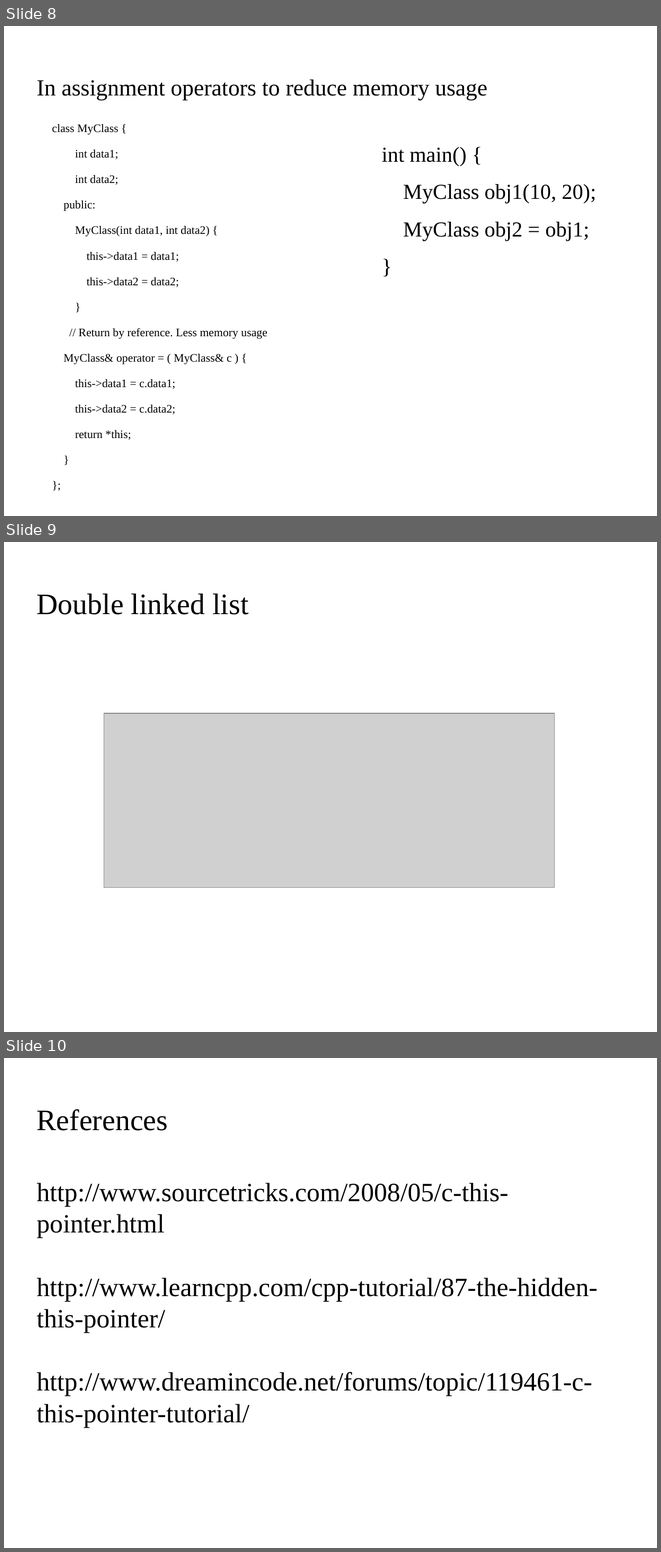
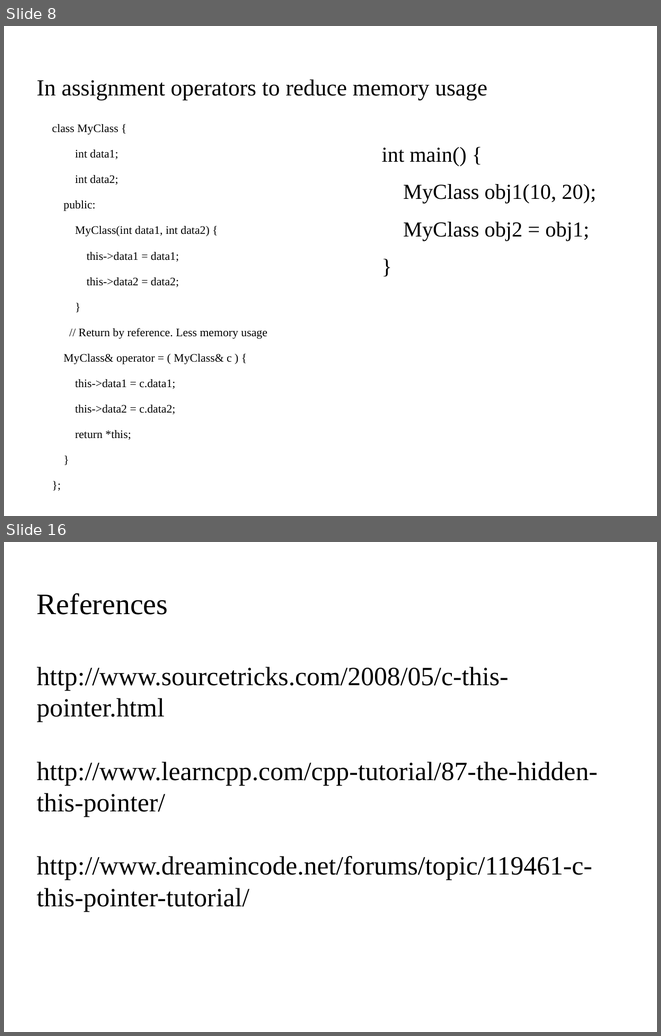
Before and after one commit to kks32/cpp-software-development, a slide deck: Ex8_Pointers_III/Ex8_Pointers-III.odp. Shown one above the other, each under a label of ours: slides 8, 9 and 10 before the commit, slides 8 and 16 after it; the slides between them are not shown. The pictures are 661x1552 and 661x1036 pixels, drawn with LibreOffice and Linux fonts; fonts in the diff are those of the drawing; grey boxes stand for pictures; background and template pictures are left out. Boxes give left, top, right and bottom in pixels: in the first picture for what was removed or moved away, otherwise in the second. Text is boxed around its words. In the diff, an @@ line names an element or a change of style, - is before the commit and + after.

```diff
--- a/Ex8_Pointers_III/Ex8_Pointers-III.odp
+++ b/Ex8_Pointers_III/Ex8_Pointers-III.odp
@@ slide 9 removed at (x1=4, y1=542, x2=657, y2=1032), background picture (left out) @@
@@ title removed at (x1=37, y1=593, x2=248, y2=615) @@
-Double linked list
@@ picture removed at (x1=104, y1=713, x2=555, y2=888) @@
@@ what was slide 10 is now slide 16 @@
```
Also in this commit, not shown: 1 slide changed, 7 slides added, 2 other files.
